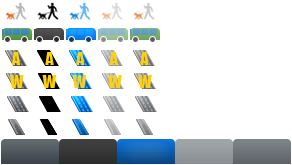
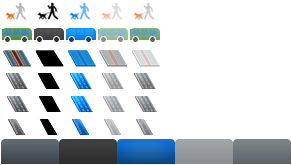
Layers edited between the first and the second 292px x 165px image:
hid "A A A A A" over box(12, 52, 149, 65)
hid "W W W W W" over box(10, 75, 152, 88)
hid "SHR copy 2" over box(5, 50, 155, 66)
added layer "thumbnails" above "BG" over box(3, 49, 160, 67)
